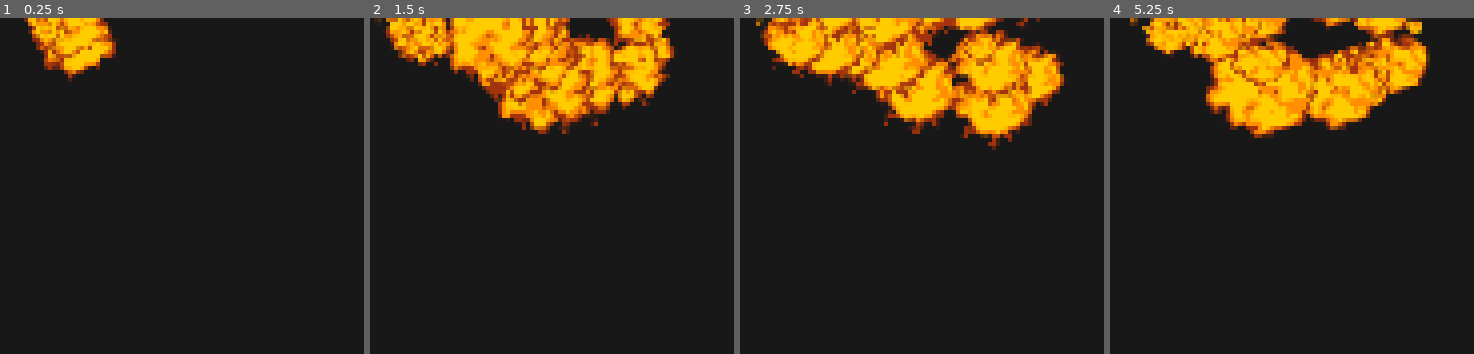
Above: before the commit, frames 1-4 (left to right).
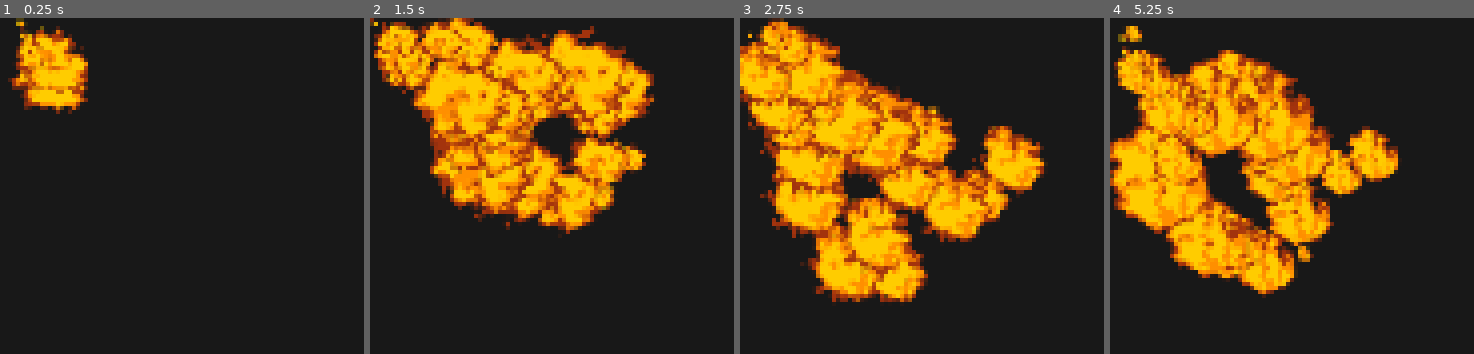
Above: after the commit, the same moments.

Repository: milestone-dev/ld55
Game: Godot game, scene res://scenes/cone_effects/cone_effect.tscn
Two runs of this game, one before a commit and one after it. Both use one fixed random seed, a clock stepped at 60 frames per second and the inputs below. This scene is started directly instead of the project's main scene.
Inputs (mouse positions are in pixels of both pictures, inside the frame that each line leads up to):
- Up to frame 1 (0.25 s): no input
- Up to frame 2 (1.5 s): tap Enter (ui_accept) at 0.5, 0.77 s; move the mouse to (outside the picture) at 0.52 s; hold W (move_up) 0.53-1.25 s; tap Down (decrease_spell_mouse_sensitivity) at 0.6 s; click (outside the picture) at 0.67 s; drag from (outside the picture) to (outside the picture) at 1.27 s
- Up to frame 3 (2.75 s): move the mouse to (outside the picture) at 2.02 s; hold A (move_left) from 2.03 s (still down); tap M (music_toggle) at 2.1 s
- Up to frame 4 (5.25 s): release A (move_left) at 2.75 s; drag from (outside the picture) to (outside the picture) at 2.77 s; move the mouse to (outside the picture) at 3.52 s; hold S (move_down) 3.53-4.25 s; hold Space 3.53-4.25 s; tap Enter (ui_accept) at 3.77 s; drag from (outside the picture) to (outside the picture) at 4.27 s; move the mouse to (outside the picture) at 5.02 s; hold W (move_up) from 5.03 s (still down); tap Up (increase_spell_mouse_sensitivity) at 5.1 s; click (outside the picture) at 5.17 s

The runs differ from the first frame. In frame 1, 5.8% of the frame differs, in the area x 2-32%, y 0-29%; in frame 2, 33%; in frame 3, 50%, in the area x 0-90%, y 0-85%; in frame 4, 45%.

Commit message:
Update cone_effect.gd

Diff:
--- a/scenes/cone_effects/cone_effect.gd
+++ b/scenes/cone_effects/cone_effect.gd
@@ -6,13 +6,11 @@
 
 # Called when the node enters the scene tree for the first time.
 func _ready():
-	if not spell: return
 	if not collider:
 		collider = $Area2D
 
 # Called every frame. 'delta' is the elapsed time since the previous frame.
 func _process(delta):
-	if not spell: return
 	if Engine.is_editor_hint():
 		var rad = deg_to_rad(angle)/2
 		$Area2D/CollisionPolygon2D.polygon[1].x = cos(rad)*range
